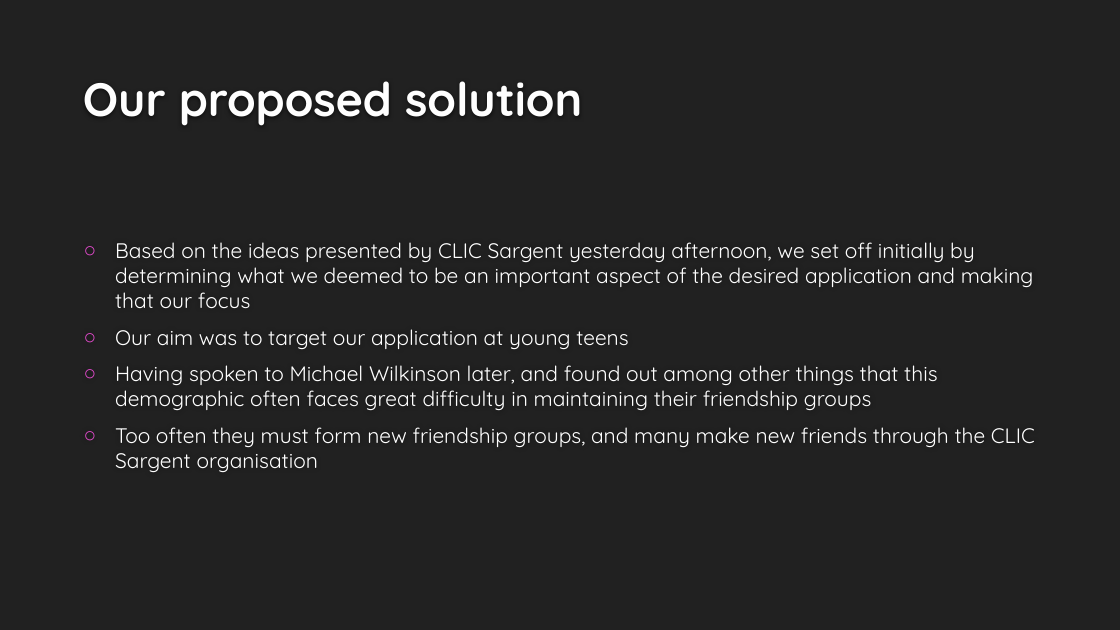
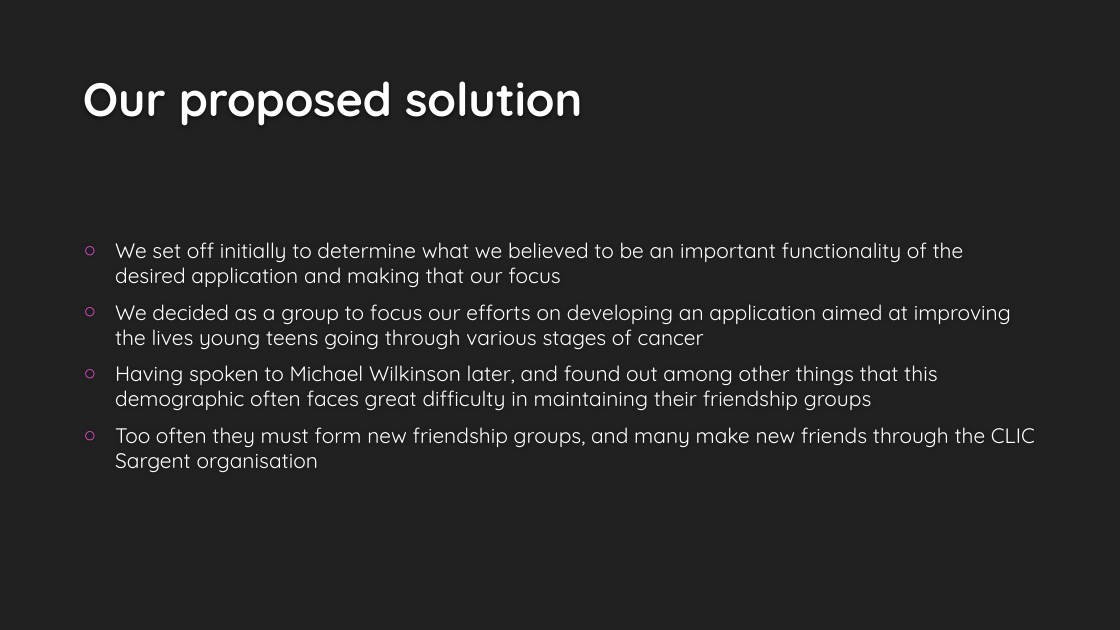
Before and after one commit to cfg-london/team-10, a slide deck: slide 2 of CLIC_SARGENT.pptx. Drawn at 1120x630 pixels with LibreOffice and Linux fonts; fonts in the diff are those of the drawing; background and template pictures are left out. Boxes give left, top, right and bottom in pixels: in the first picture for what was removed or moved away, otherwise in the second. Text is boxed around its words. In the diff, an @@ line names an element or a change of style, - is before the commit and + after.

Commit message:
powerpoint changes

```diff
--- a/CLIC_SARGENT.pptx
+++ b/CLIC_SARGENT.pptx
@@ text at [115,242,1011,349]: text changed @@
-○ Based on the ideas presented by CLIC Sargent yesterday afternoon, we set off initially by determining what we deemed to be an important aspect of the desired application and making that our focus
-○ Our aim was to target our application at young teens
+○ We set off initially to determine what we believed to be an important functionality of the desired application and making that our focus
+○ We decided as a group to focus our efforts on developing an application aimed at improving the lives young teens going through various stages of cancer
```
